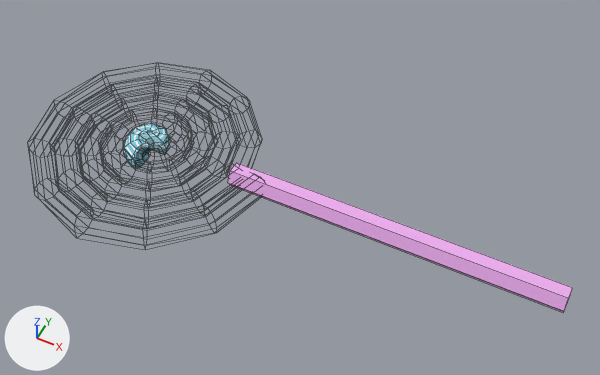
The FBX model Assets/Models/LizakRóżowy.fbx: old version first, new version second.
Camera for both pictures: a 50 mm lens placed at (3.66, -4.27, 5.48), pointed at (1.49, 0.07, 0.06). Lighting does not change. The marker at lower left points along +X, +Y and +Z. Mesh edges are drawn as thin lines. Where no turn or scale is listed for an object, it has been applied to the vertices.

Names of what the first picture shows: 'LizakRóżowy'.
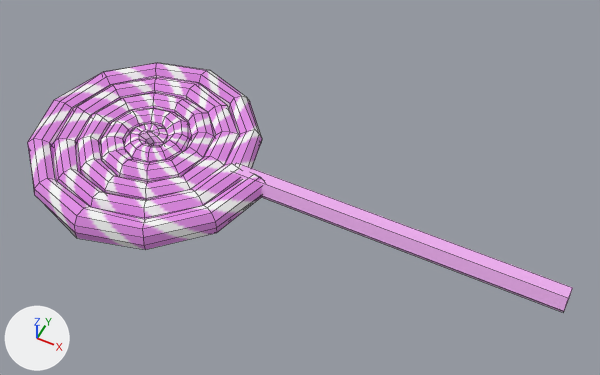
Boxes [x1, y1, x2, y2] around the edits, measured in the pictures (600 x 375 px):
part 1 of me_spiral_005, recoloured: before [123, 123, 171, 169]; after [27, 63, 262, 250]

What the commit changed:
Picture 'LizakRóżowy.png' (img_lizakróżowy_png) is new.
Material 'Material.022' (mat_material_022) is new.
Its texture is img_lizakróżowy_png (with its transparency).
Its roughness is 0.127.
me_spiral_005 has 615 vertices, 600 faces and spans x -1.13..3.89, y -1.18..1.06, z -0.14..0.14.
me_spiral_005 is used by ob_lizakróżowy; location (0.0, 0.0, 0.0).
me_spiral_005 part 1: all 592 faces that had it switch from mat_material_010 (picture img_laskaniebieska_png) to mat_material_022 (picture img_lizakróżowy_png).
